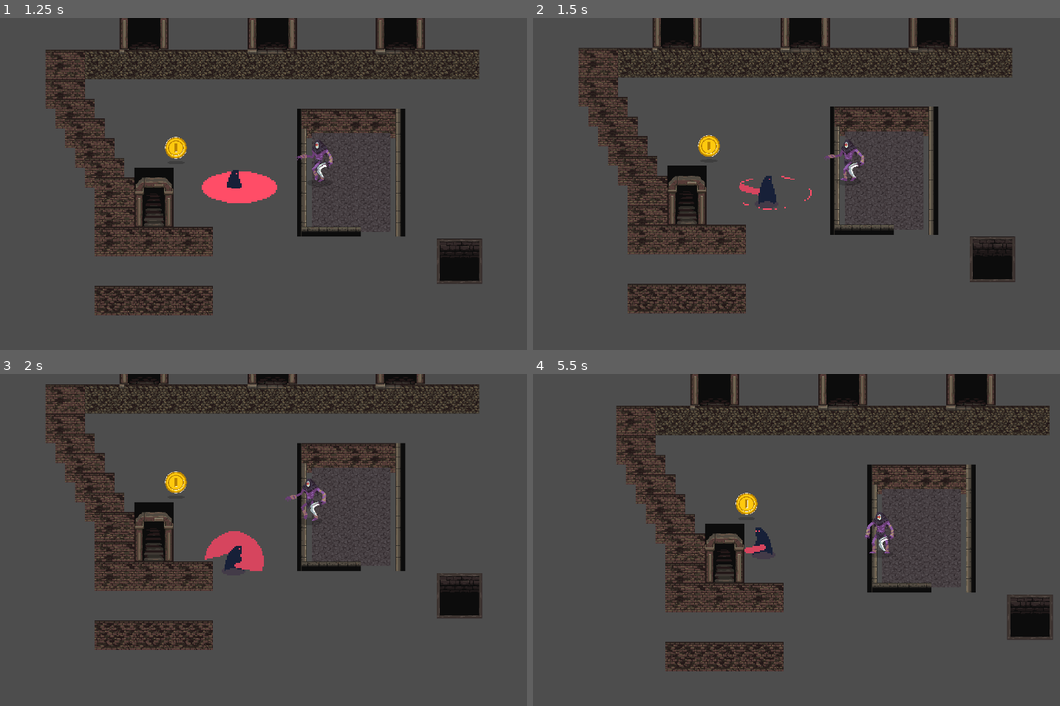
Above: before the commit, frames 1-4 (two rows, left to right).
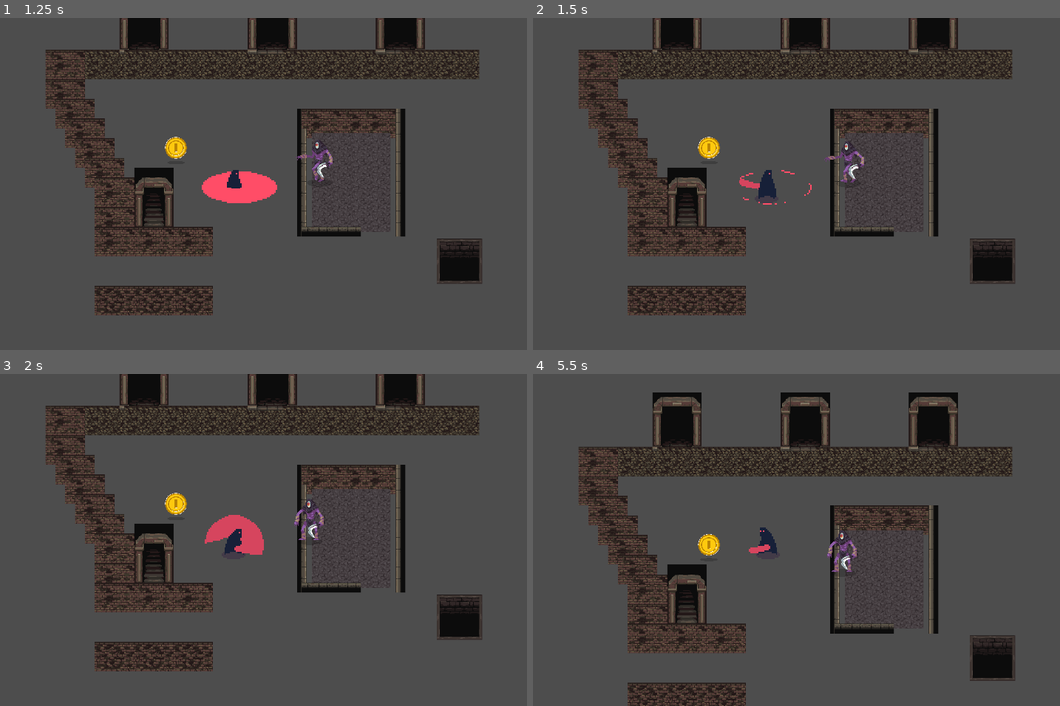
Above: after the commit, the same moments.

Repository: h-sutiwas/godot-mythus
Game: Godot game, scene res://scenes/playground.tscn
Two runs of this game, one before a commit and one after it. Both use one fixed random seed, a clock stepped at 60 frames per second and the inputs below.
Inputs:
- Up to frame 1 (1.25 s): hold D (player_right) from 0.53 s (still down); hold Space (attack) from 0.53 s (still down)
- Up to frame 2 (1.5 s): release D (player_right) at 1.28 s; release Space (attack) at 1.28 s; hold S (player_down) from 1.28 s (still down); tap Space (attack) at 1.35 s
- Up to frame 3 (2 s): keep holding S (player_down)
- Up to frame 4 (5.5 s): release S (player_down) at 2.03 s; hold D (player_right) 2.03-2.78 s; hold Space (attack) 2.03-2.78 s; hold W (player_up) 2.78-3.53 s; tap Space (attack) at 2.85, 4.35 s; hold Space (attack) 3.53-4.28 s; hold A (player_left) 3.53-5.03 s; hold S (player_down) from 5.03 s (still down); hold Space (attack) from 5.03 s (still down)

Frame 1 is identical in both runs. In frame 2, 9.7% of the frame differs, in the area x 8-92%, y 0-90%; in frame 3, 22%; in frame 4, 32%, in the area x 8-99%, y 0-100%.
Error in both runs: Invalid call. Nonexistent function 'UpdateAnimatedSprite' in base 'CharacterBody2D (Player)'. (res://scenes/entities/Player/state_idle.gd:9)

Commit message:
Update state_attack.gd
- Reformatting the code
- Remove unnecessary lines when entering and exiting this state, basically the is_connected
- HandleInput was changed into checking if attacking or not so that the machine can access if player hits attack button multiple times.
- Since finding the error from EndAttack due to being called in way that require its output to return within a signal. It crashes after successfully running the double_slash animated sprite therefore I remove its parameter requirement.
- Add AudioStream to work with this attack state

Diff:
--- a/scenes/entities/Player/state_attack.gd
+++ b/scenes/entities/Player/state_attack.gd
@@ -1,24 +1,30 @@
-class_name State_Attack extends State
+extends State
+class_name State_Attack
 
 var attacking : bool = false
 
+@export var attack_sound : AudioStream
+
 @onready var animated_sprites : AnimatedSprite2D = $"../../AnimatedSprite2D"
+@onready var audio = $"../../Audio/AudioStreamPlayer2D"
 @onready var idle : State = $"../Idle"
 @onready var walk : State = $"../Walk"
 
 ## What happens when the player exit this State?
 func Enter() -> void:
 	player.animated_sprites.play( "double_slash" )
-	if not player.animated_sprites.animation_finished.is_connected( EndAttack ):
-		player.animated_sprites.animation_finished.connect( EndAttack )
+	animated_sprites.animation_finished.connect( EndAttack )
+
+	audio.stream = attack_sound
+	audio.pitch_scale = randf_range( 0.9, 1.1 )
+	audio.play()
 	attacking = true
 	pass
 
 
 ## What happens when the player exits this State?
 func Exit() -> void:
-	if player.animated_sprites.animation_finished.is_connected( EndAttack ):
-		player.animated_sprites.animation_finished.disconnect( EndAttack )
+	animated_sprites.animation_finished.disconnect( EndAttack )
 	attacking = false
 	pass
 
@@ -39,12 +45,13 @@
 
 ## What happens during the _process update in this State?
 func HandleInput( _event: InputEvent ) -> State:
-	if not _event.is_action_pressed( "attack" ):
-		attacking = false
-		return idle if player.direction == Vector2.ZERO else walk
+	if attacking == false:
+		if not _event.is_action_pressed( "attack" ):
+			return idle if player.direction == Vector2.ZERO else walk
+		else:
+			attacking = true
 	return null
 
-
 ## Additional function for ending attacking animated 2D
-func EndAttack( _newAnimName : String ) -> void:
+func EndAttack( ) -> void:
 	attacking = false
